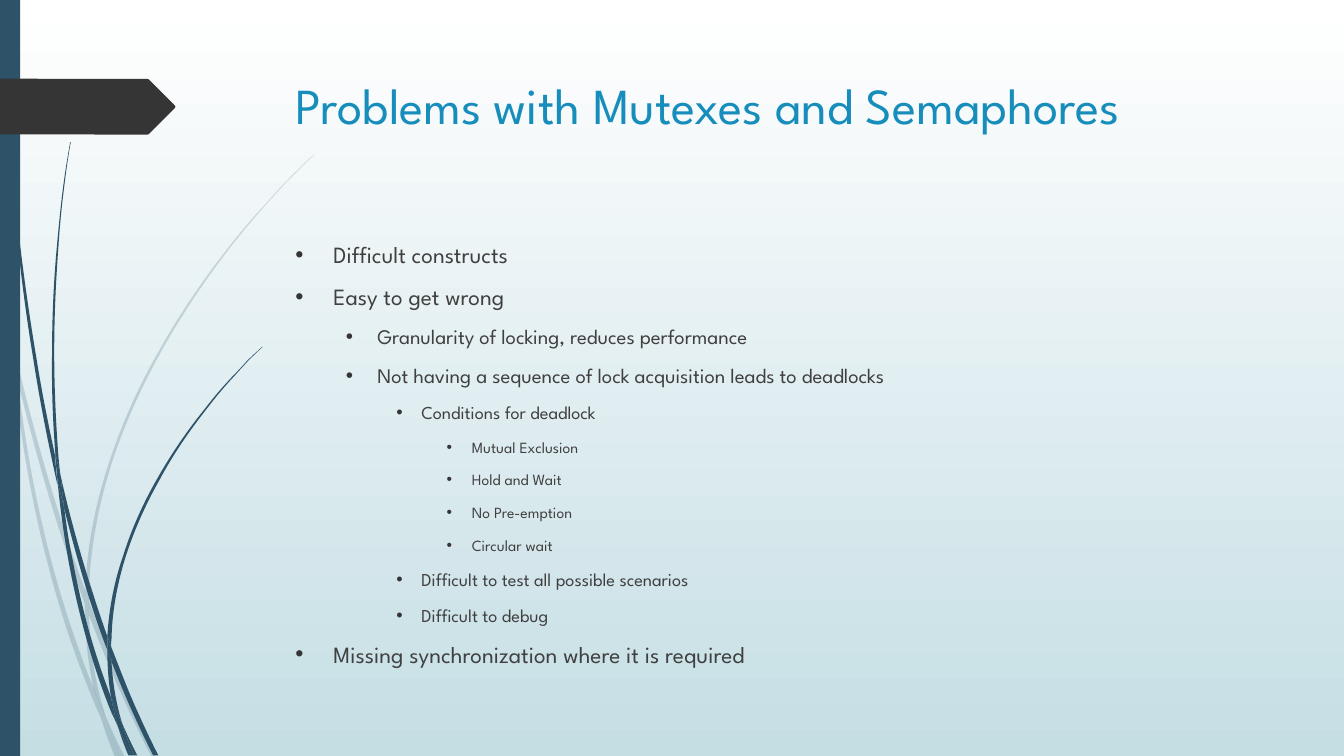
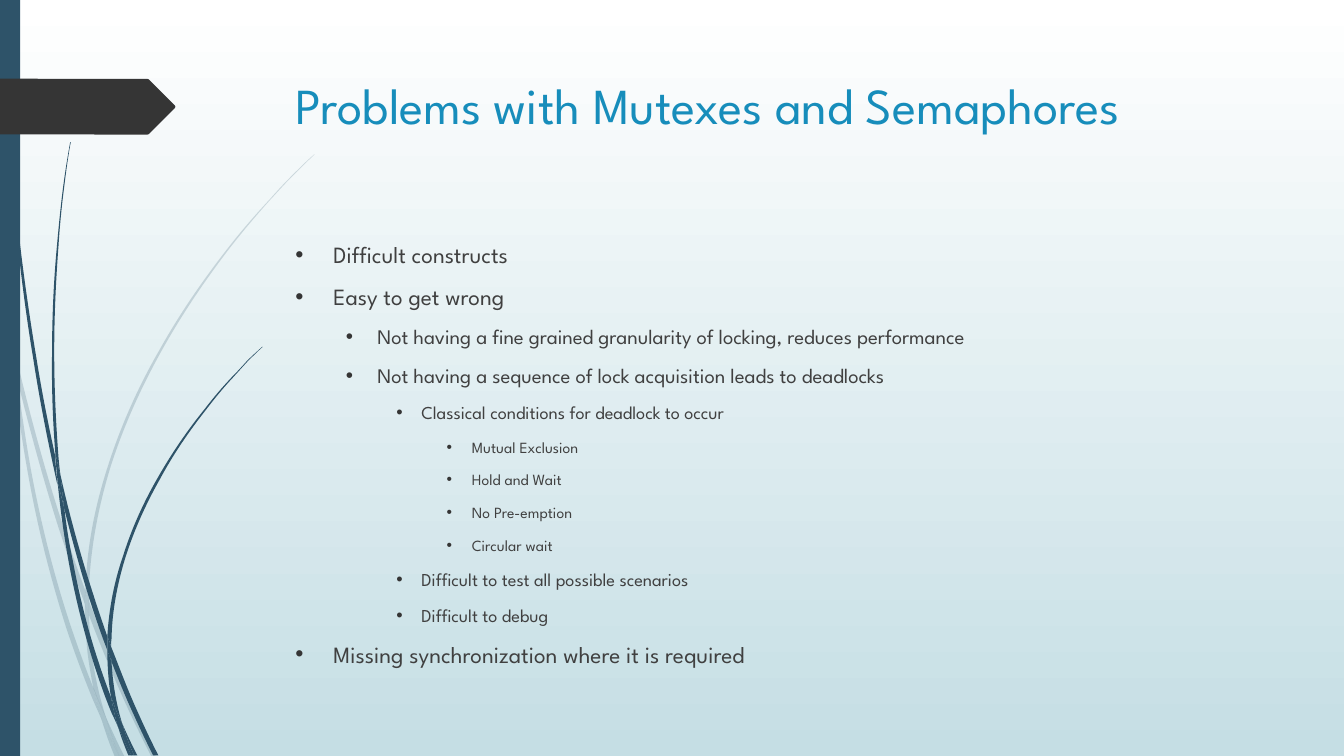
Before and after one commit to bhattacharjee/producer-consumer, a slide deck: slide 8 of Presentation1.pptx. Drawn at 1344x756 pixels with LibreOffice and Linux fonts; fonts in the diff are those of the drawing. Boxes give left, top, right and bottom in pixels: in the first picture for what was removed or moved away, otherwise in the second. Text is boxed around its words. In the diff, an @@ line names an element or a change of style, - is before the commit and + after.

```diff
--- a/Presentation1.pptx
+++ b/Presentation1.pptx
@@ text at [377,329,964,349]: text changed @@
-  • Granularity of locking, reduces performance
+  • Not having a fine grained granularity of locking, reduces performance
@@ text at [421,406,724,419]: text changed @@
-    • Conditions for deadlock
+    • Classical conditions for deadlock to occur
```
Also in this commit, not shown: 1 other slide changed.
